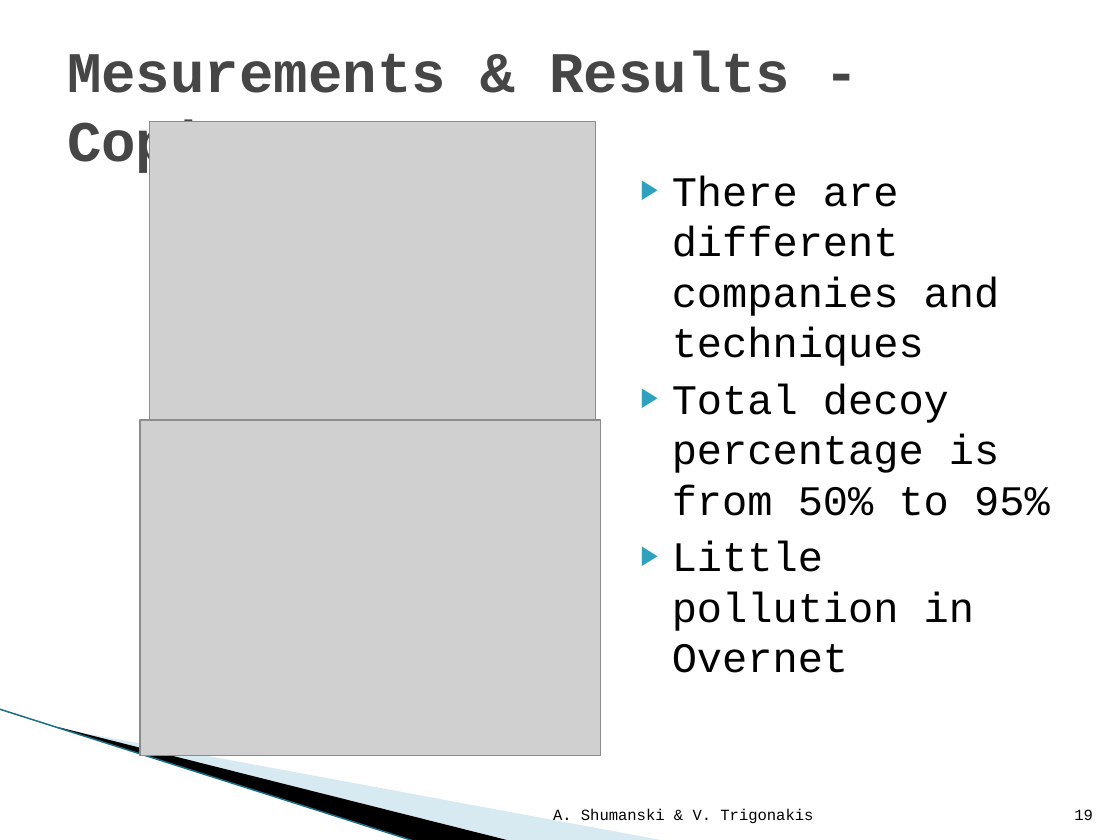
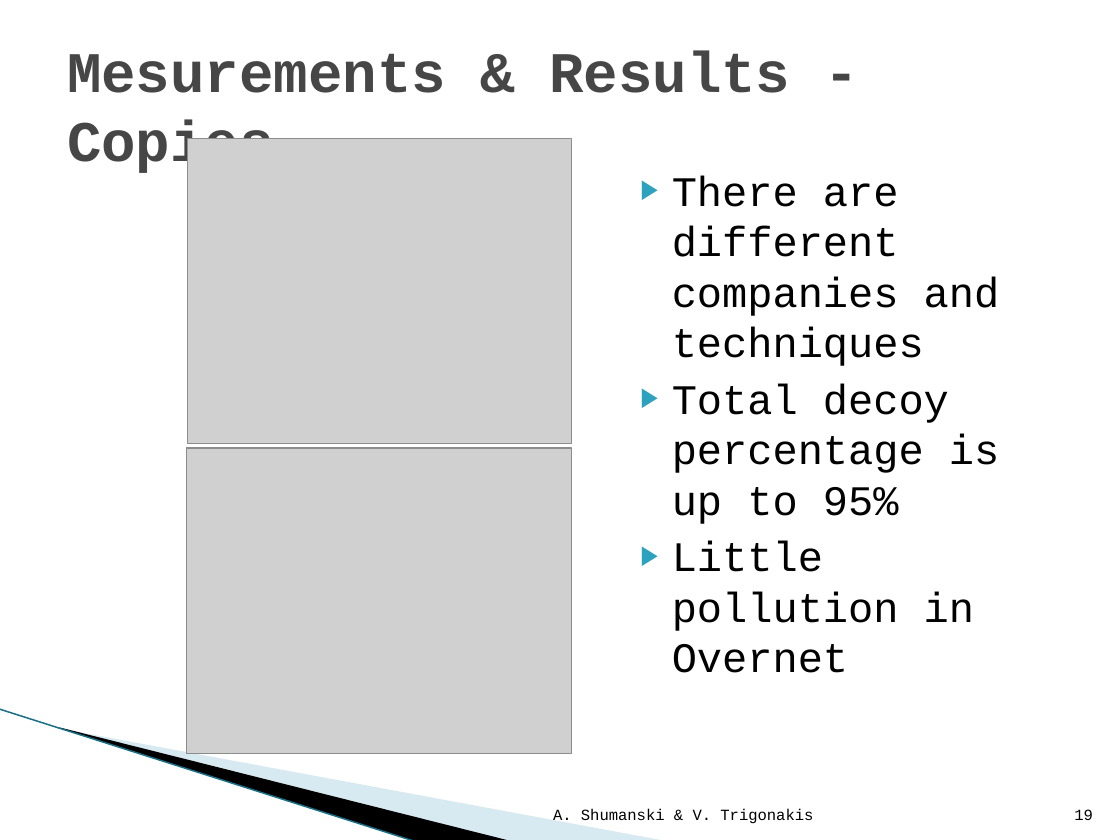
Before and after one commit to WinLAFS/kthsedsav, a slide deck: slide 19 of P2P/labs/documents/presentation/The Index Poisoning Attack in P2P File Sharing.pptx. Drawn at 1120x840 pixels with LibreOffice and Linux fonts; fonts in the diff are those of the drawing; grey boxes stand for pictures; background and template pictures are left out. Boxes give left, top, right and bottom in pixels: in the first picture for what was removed or moved away, otherwise in the second. Text is boxed around its words. In the diff, an @@ line names an element or a change of style, - is before the commit and + after.

```diff
--- a/P2P/labs/documents/presentation/The Index Poisoning Attack in P2P File Sharing.pptx
+++ b/P2P/labs/documents/presentation/The Index Poisoning Attack in P2P File Sharing.pptx
@@ picture: place and size @@
-picture at box(149, 121, 595, 449)
+picture at box(187, 139, 571, 444)
@@ text at box(672, 383, 999, 524): text changed @@
-▶ Total decoy percentage is from 50% to 95%
+▶ Total decoy percentage is up to 95%
@@ picture: place and size @@
-picture at box(140, 420, 600, 756)
+picture at box(187, 448, 571, 754)
```
Also in this commit, not shown: 4 other slides changed.
